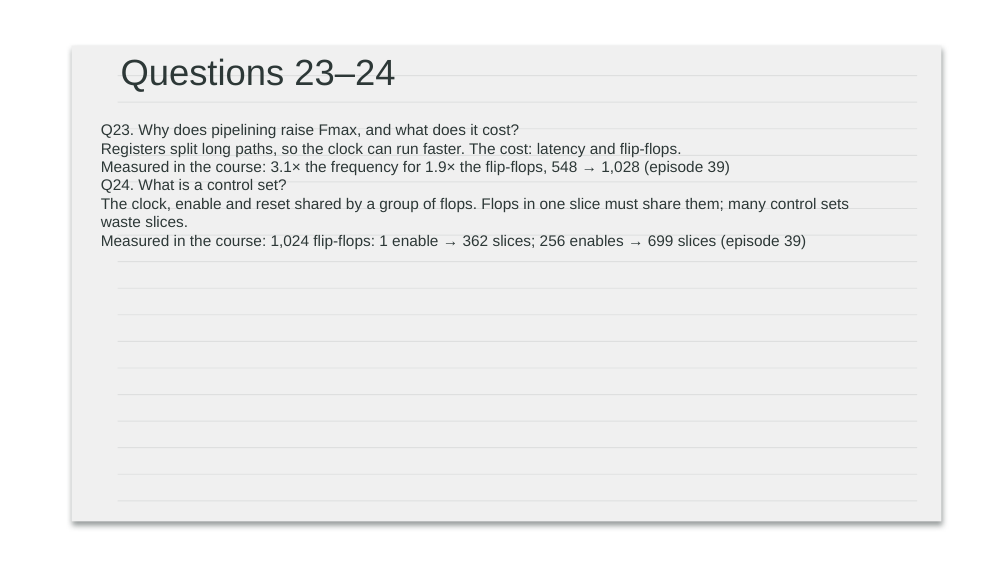
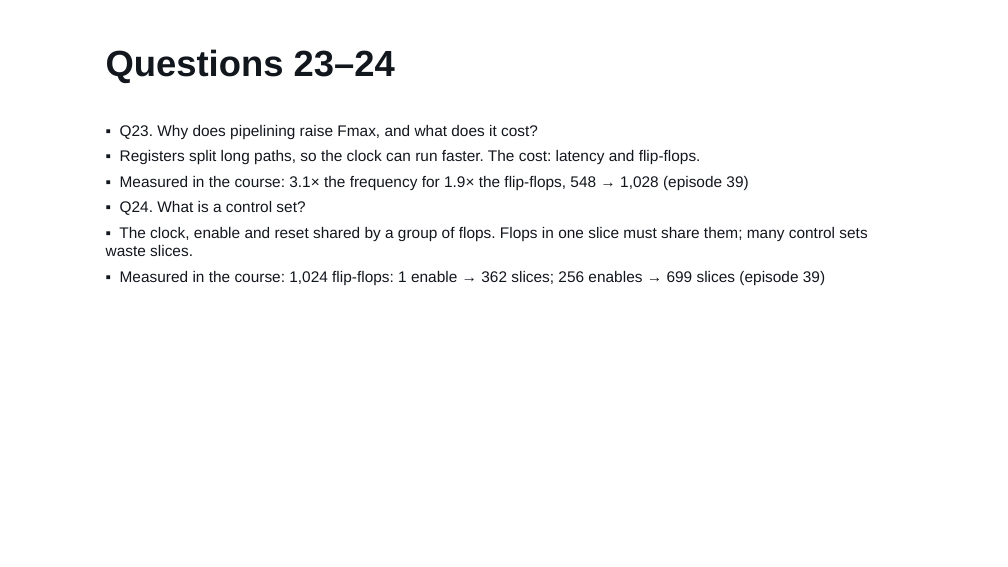
Before and after one commit to Silicon-Simplified/FPGA-Course, a slide deck: slide 17 of slides/ep43_interview_slides.pptx. Drawn at 1008x567 pixels with LibreOffice and Linux fonts; fonts in the diff are those of the drawing; background and template pictures are left out. Boxes give left, top, right and bottom in pixels: in the first picture for what was removed or moved away, otherwise in the second. Text is boxed around its words. In the diff, an @@ line names an element or a change of style, - is before the commit and + after.

```diff
--- a/slides/ep43_interview_slides.pptx
+++ b/slides/ep43_interview_slides.pptx
@@ text "Questions 23–24": place and size @@
-text "Questions 23–24" at (121,58,395,92)
+text "Questions 23–24" at (106,49,395,83)
@@ text "Questions 23–24" at (106,49,395,83): text colour #2D3837 to #12161D, bold on @@
@@ text at (106,125,867,285): text changed; text colour #2D3837 to #12161D @@
-Q23. Why does pipelining raise Fmax, and what does it cost?
-Registers split long paths, so the clock can run faster. The cost: latency and flip-flops.
-Measured in the course: 3.1× the frequency for 1.9× the flip-flops, 548 → 1,028 (episode 39)
-Q24. What is a control set?
-The clock, enable and reset shared by a group of flops. Flops in one slice must share them; many control sets waste slices.
-Measured in the course: 1,024 flip-flops: 1 enable → 362 slices; 256 enables → 699 slices (episode 39)
+▪ Q23. Why does pipelining raise Fmax, and what does it cost?
+▪ Registers split long paths, so the clock can run faster. The cost: latency and flip-flops.
+▪ Measured in the course: 3.1× the frequency for 1.9× the flip-flops, 548 → 1,028 (episode 39)
+▪ Q24. What is a control set?
+▪ The clock, enable and reset shared by a group of flops. Flops in one slice must share them; many control sets waste slices.
+▪ Measured in the course: 1,024 flip-flops: 1 enable → 362 slices; 256 enables → 699 slices (episode 39)
@@ group removed at (72,45,941,521): 17 rectangles, 1 rounded rectangle @@
```
Also in this commit, not shown: 31 other slides changed, 42 other files.
